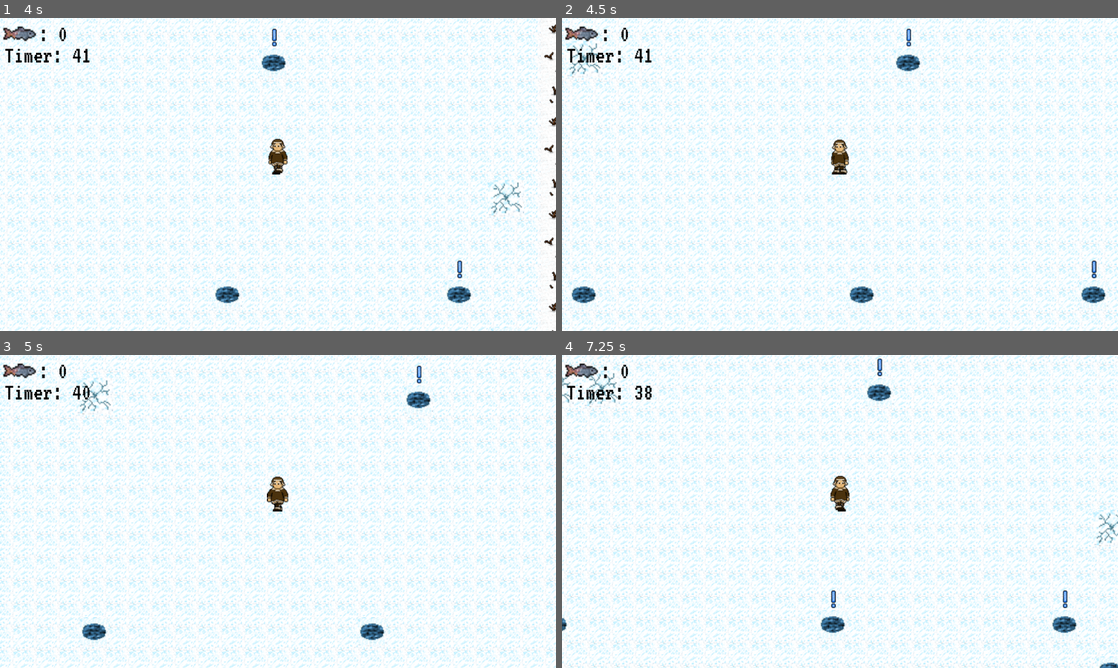
Above: before the commit, frames 1-4 (two rows, left to right).
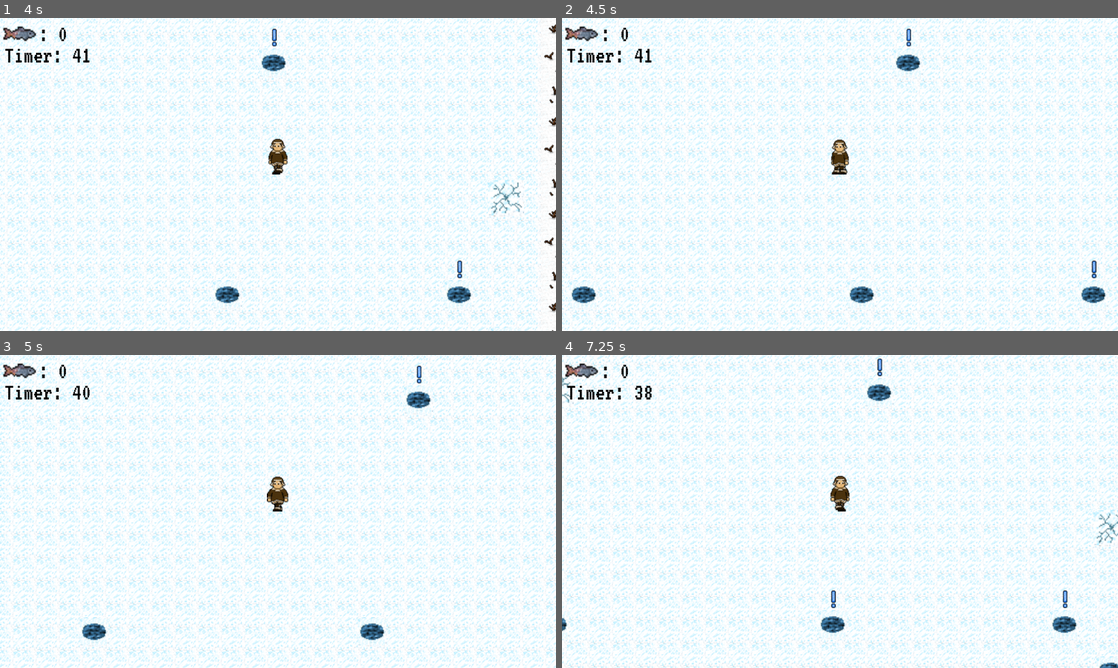
Above: after the commit, the same moments.

Repository: xkolyaskin/Mycrosoffed-Studios
Game: Godot game, scene res://fishing_minigame.tscn
Two runs of this game, one before a commit and one after it. Both use one fixed random seed, a clock stepped at 60 frames per second and the inputs below. This scene is started directly instead of the project's main scene.
Inputs:
- Up to frame 1 (4 s): tap Enter at 0.5 s; hold D (move_right) 0.53-1.28 s; tap Space (interact) every 0.75 s from 0.6 to 3.6 s; hold S (move_down) 1.28-2.03 s; hold D (move_right) 2.03-2.78 s; hold W (move_up) 2.78-3.53 s; hold A (move_left) from 3.53 s (still down)
- Up to frame 2 (4.5 s): keep holding A (move_left); tap Space (interact) at 4.35 s
- Up to frame 3 (5 s): keep holding A (move_left)
- Up to frame 4 (7.25 s): release A (move_left) at 5.03 s; hold S (move_down) 5.03-5.78 s; tap Space (interact) at 5.1, 5.85, 6.6 s; hold D (move_right) 5.78-6.53 s; hold W (move_up) from 6.53 s (still down)

Frame 1 is identical in both runs. In frame 2, 0.3% of the frame differs, in the area x 0-8%, y 7-19%; in frame 3, 0.3%, in the area x 13-21%, y 7-19%; in frame 4, 0.3%.

Commit message:
added scene transitions, global variables to fishing and reindeer

Diff:
--- a/new-game-project/dialogue.gd
+++ b/new-game-project/dialogue.gd
@@ -2,7 +2,7 @@
 @onready var dialogue_box = $DialogueBox
 @onready var talking_audio = $Talking
 
-var scene = 1
+var scene
 var dialogueIntro = "Hey there, how are you doing? I’m Otap, one of the village elders. We could use some help keeping our village fed."
 
 var dialogueFarm1_1 = "While we do love our meat, a balanced diet requires some veggies too. Can you help me in the garden this summer?"
@@ -59,6 +59,7 @@
 var usedDialogue = []
 
 func _ready():
+	scene = GlobalCountTracker.get_dialogue_count()
 	$Fire/move.play("move")
 	await get_tree().create_timer(1).timeout
 
@@ -71,6 +72,7 @@
 			print("next")
 			await play_dialogue(dialogueFarm1_2)
 			print("next_scene")
+			FadeToBlack.change_scene_with_fade("res://fishing_minigame.tscn")
 		2:
 			await play_dialogue(pickRandom())
 
@@ -78,6 +80,8 @@
 			print("next")
 			await play_dialogue(dialogueFish1_2)
 			print("next_scene")
+			FadeToBlack.change_scene_with_fade("res://fishing_minigame.tscn")
+
 		3:
 			await play_dialogue(pickRandom())
 
@@ -87,6 +91,8 @@
 			print("next")
 			await play_dialogue(dialogueHerd1_3)
 			print("next_scene")
+			FadeToBlack.change_scene_with_fade("res://reindeer_herding.tscn")
+
 		4:
 			await play_dialogue(pickRandom())
 
@@ -96,6 +102,8 @@
 			print("next")
 			await play_dialogue(dialogueFarm2_3)
 			print("next_scene")
+			FadeToBlack.change_scene_with_fade("res://reindeer_herding.tscn")
+
 		5:
 			await play_dialogue(pickRandom())
 
--- a/new-game-project/fishing_minigame.gd
+++ b/new-game-project/fishing_minigame.gd
@@ -2,8 +2,12 @@
 
 var timer = 45
 var score = 0
+var game_number
+var speeds = [5, 3, 1.5]
 
 func _ready():
+	game_number = GlobalCountTracker.get_fishing_count() - 1
+	$CrackTimer.wait_time = speeds[game_number]
 	spawn_fishing_spot()
 	spawn_fishing_spot()
 	spawn_fishing_spot()
@@ -13,6 +17,7 @@
 	spawn_fishing_spot()
 	spawn_fishing_spot()
 	spawn_fishing_spot()
+
 
 func spawn_fishing_spot():
 	var new_spot = preload("res://fishing_spot.tscn").instantiate()
@@ -40,4 +45,4 @@
 	timer -= 1
 	$CanvasLayer/TimeLeft.text = "Timer: " + str(timer)
 	if timer == 0:
-		emit_signal("end_fishing")
+		FadeToBlack.change_scene_with_fade("res://Game.tscn")
--- /dev/null
+++ b/new-game-project/global_count_tracker.gd
@@ -0,0 +1,22 @@
+extends Node
+
+var dialogue_count = 0
+var fishing_count = 0
+var reindeer_count = 0
+var farming_count = 0
+
+func get_dialogue_count():
+	dialogue_count += 1
+	return dialogue_count
+
+func get_fishing_count():
+	fishing_count += 1
+	return fishing_count
+
+func get_reindeer_count():
+	reindeer_count += 1
+	return reindeer_count
+
+func get_farming_count():
+	farming_count += 1
+	return farming_count
--- /dev/null
+++ b/new-game-project/global_count_tracker.tscn
@@ -0,0 +1,6 @@
+[gd_scene load_steps=2 format=3 uid="uid://cnxi4dlg1xa3y"]
+
+[ext_resource type="Script" uid="uid://bxdg0bhxd3e4v" path="res://global_count_tracker.gd" id="1_loc4n"]
+
+[node name="GlobalCountTracker" type="Node"]
+script = ExtResource("1_loc4n")
--- a/new-game-project/project.godot
+++ b/new-game-project/project.godot
@@ -18,6 +18,7 @@
 [autoload]
 
 FadeToBlack="*res://fade_to_black.tscn"
+GlobalCountTracker="*res://global_count_tracker.gd"
 
 [display]
 
--- a/new-game-project/reindeer_herding.gd
+++ b/new-game-project/reindeer_herding.gd
@@ -21,6 +21,7 @@
 	beginRound(round)
 
 func beginRound(round):
+	round = GlobalCountTracker.get_reindeer_count() - 1
 	$CanvasLayer/Score.text="Score: "+str(score)
 	$map.position=Vector2(-103,-68)
 	$Player.position=Vector2(327,193)
@@ -89,6 +90,7 @@
 	score=0
 	await get_tree().create_timer(5).timeout
 	$CanvasLayer/Done.hide()
+	FadeToBlack.change_scene_with_fade("res://Game.tscn")
 	#go back to lore guy
 	#if round<3:
 		#beginRound(round)
Not shown: 1 places in new-game-project/Game.tscn that only renumber resources
Not shown, added: new-game-project/global_count_tracker.gd.uid
